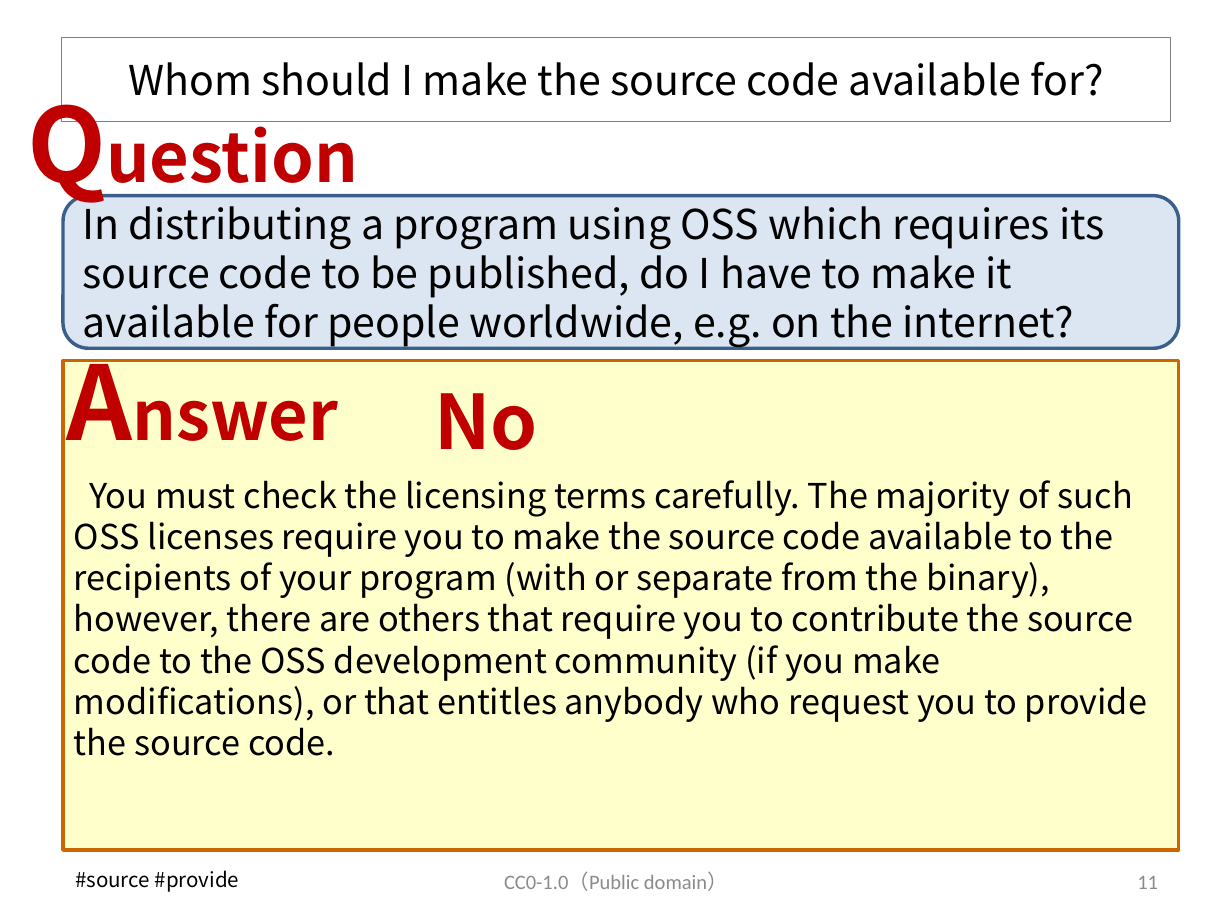
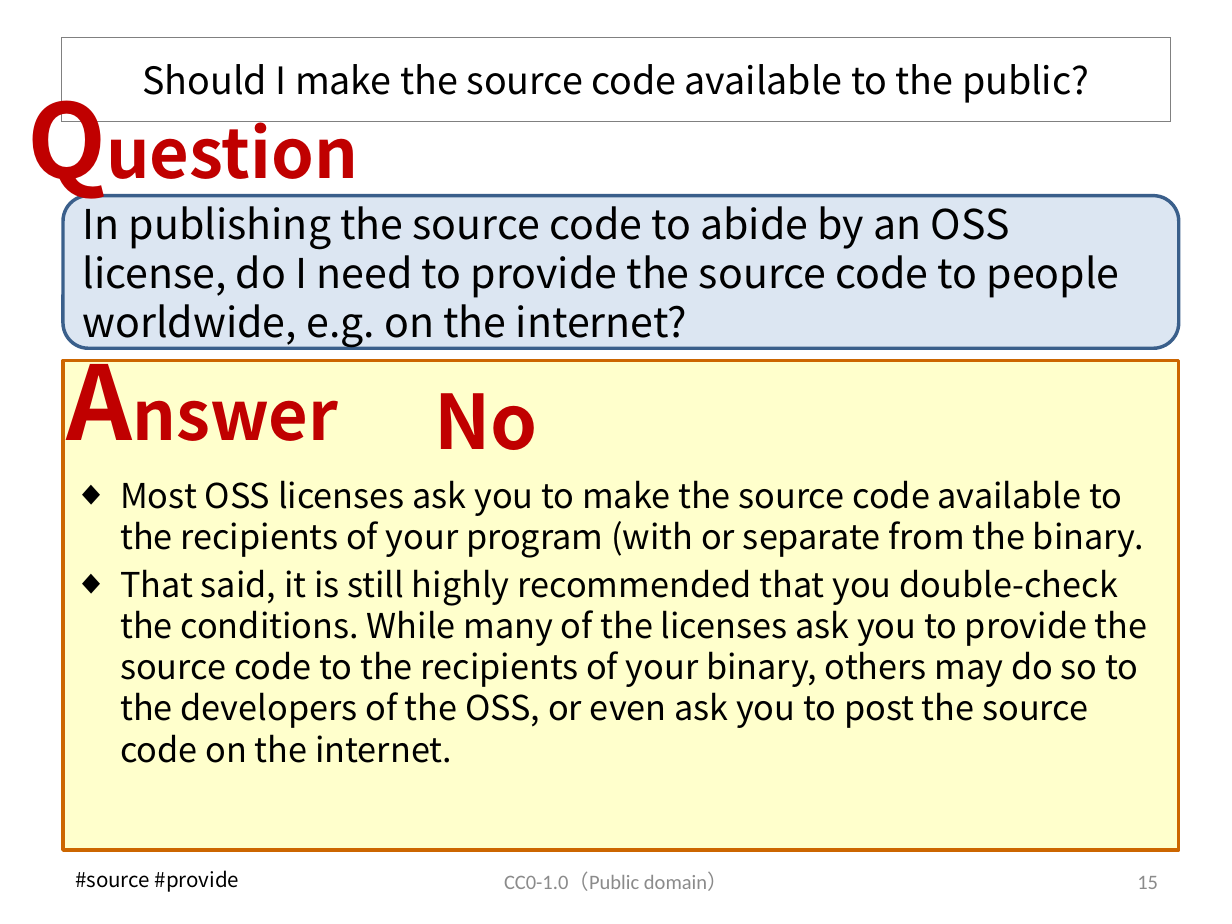
Before and after one commit to OpenChain-Project/OpenChain-JWG, a slide deck: slide 16 of Education_Material/FAQ/Misunderstandings_of_OSS_licenses_CC0.pptx (slide 12 before the commit). Drawn at 1232x924 pixels with LibreOffice and Linux fonts; fonts in the diff are those of the drawing. Boxes give left, top, right and bottom in pixels: in the first picture for what was removed or moved away, otherwise in the second. Text is boxed around its words. In the diff, an @@ line names an element or a change of style, - is before the commit and + after.

```diff
--- a/Education_Material/FAQ/Misunderstandings_of_OSS_licenses_CC0.pptx
+++ b/Education_Material/FAQ/Misunderstandings_of_OSS_licenses_CC0.pptx
@@ text "Question": place and size @@
-text "Question" at [15,74,393,211]
+text "Question" at [15,70,393,207]
@@ title at [142,64,1089,103]: text changed; size 24 to 22 pt @@
-Whom should I make the source code available for?
+Should I make the source code available to the public?
@@ text in rounded rectangle at [83,196,1120,348]: text changed @@
-In distributing a program using OSS which requires its source code to be published, do I have to make it available for people worldwide, e.g. on the internet?
+In publishing the source code to abide by an OSS license, do I need to provide the source code to people worldwide, e.g. on the internet?
@@ text at [120,480,1148,763]: text changed @@
-You must check the licensing terms carefully. The majority of such OSS licenses require you to make the source code available to the recipients of your program (with or separate from the binary), however, there are others that require you to contribute the source code to the OSS development community (if you make modifications), or that entitles anybody who request you to provide the source code.
+◆ Most OSS licenses ask you to make the source code available to the recipients of your program (with or separate from the binary.
+◆ That said, it is still highly recommended that you double-check the conditions. While many of the licenses ask you to provide the source code to the recipients of your binary, others may do so to the developers of the OSS, or even ask you to post the source code on the internet.
@@ page number at [1137,876,1158,889]: text changed @@
-11
+15
```
Also in this commit, not shown: 21 other slides changed, 7 slides added.
